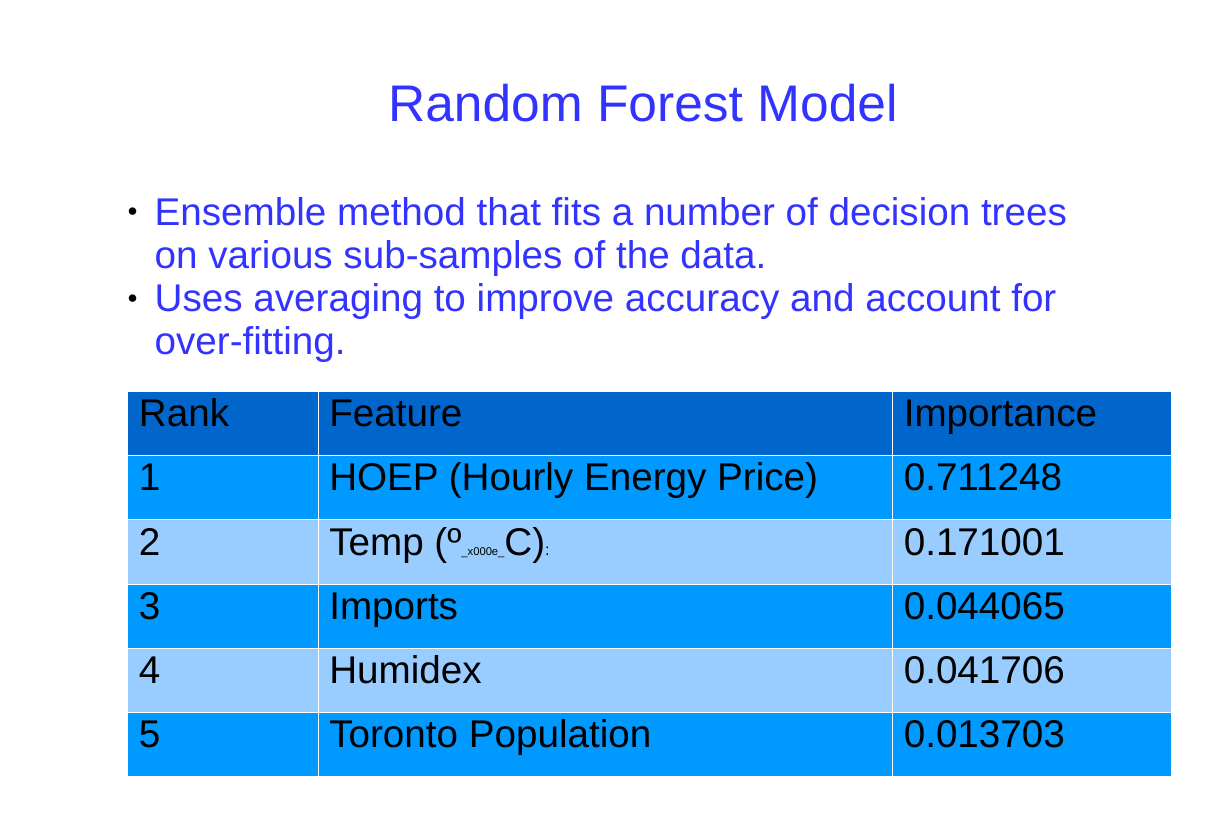
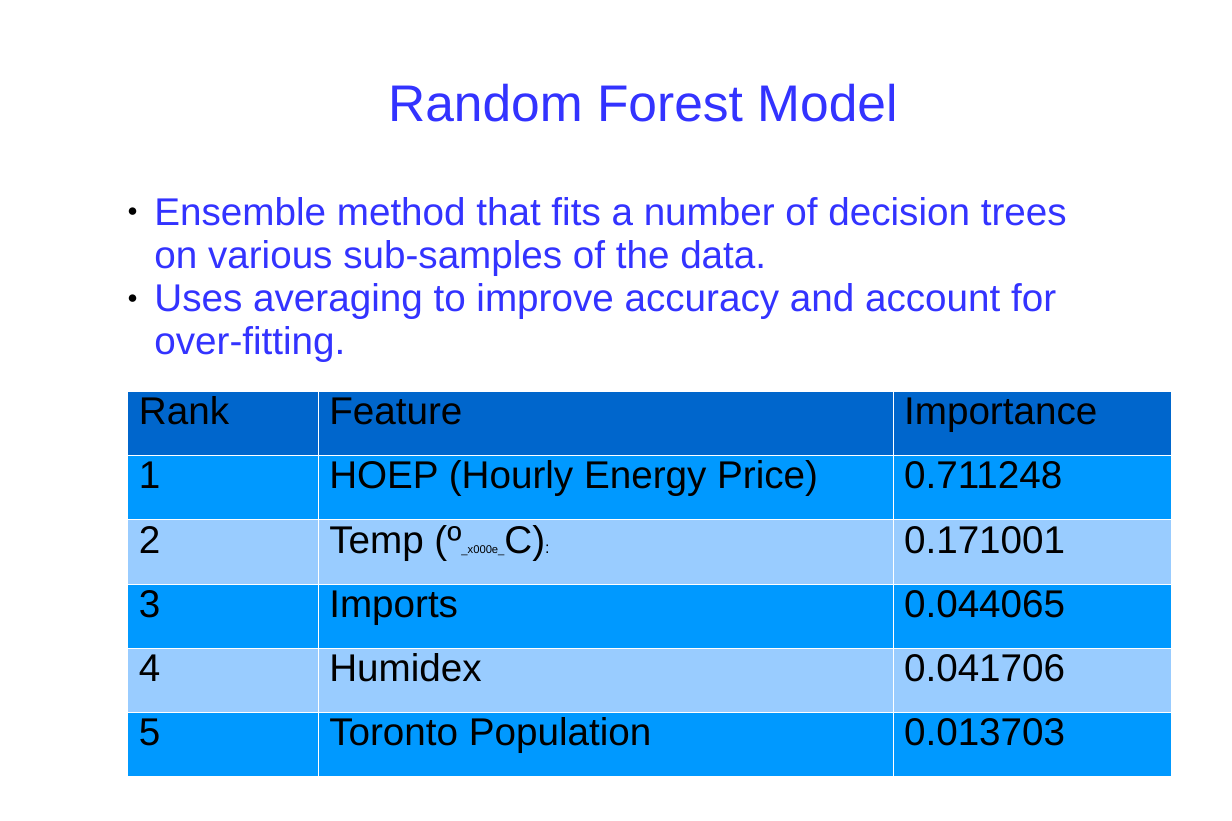
Before and after one commit to james-parks/Project2, a slide deck: slide 10 of capstone_project_presentation_energy.ppt. Drawn at 1232x821 pixels with LibreOffice and Linux fonts; fonts in the diff are those of the drawing; background and template pictures are left out. Boxes give left, top, right and bottom in pixels: in the first picture for what was removed or moved away, otherwise in the second. Text is boxed around its words. In the diff, an @@ line names an element or a change of style, - is before the commit and + after.

```diff
--- a/capstone_project_presentation_energy.ppt
+++ b/capstone_project_presentation_energy.ppt
@@ table at box(127, 392, 1171, 778) @@
@@ line spacing 0.87 to 0.81 @@
```
Also in this commit, not shown: 8 other slides changed, 1 slide added, 2 other files.
